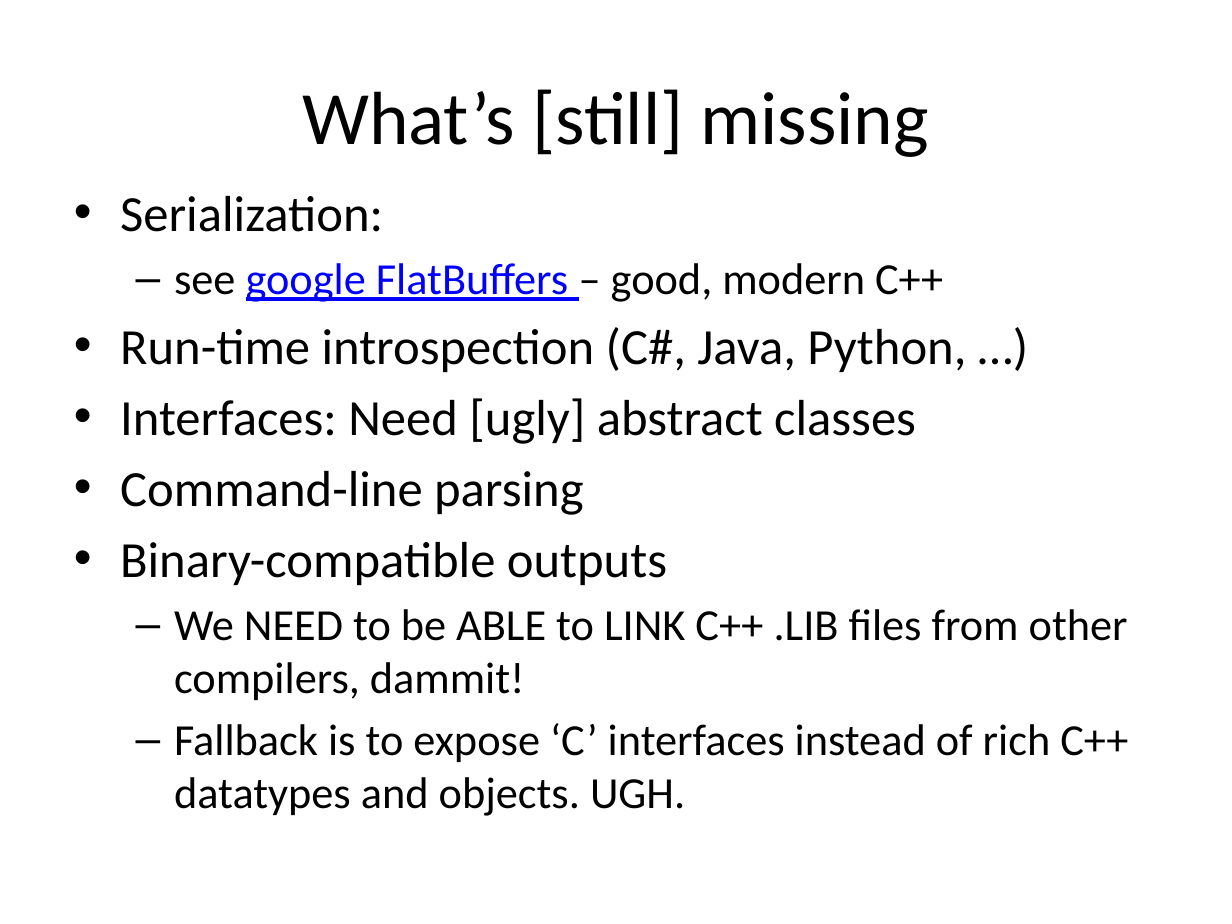
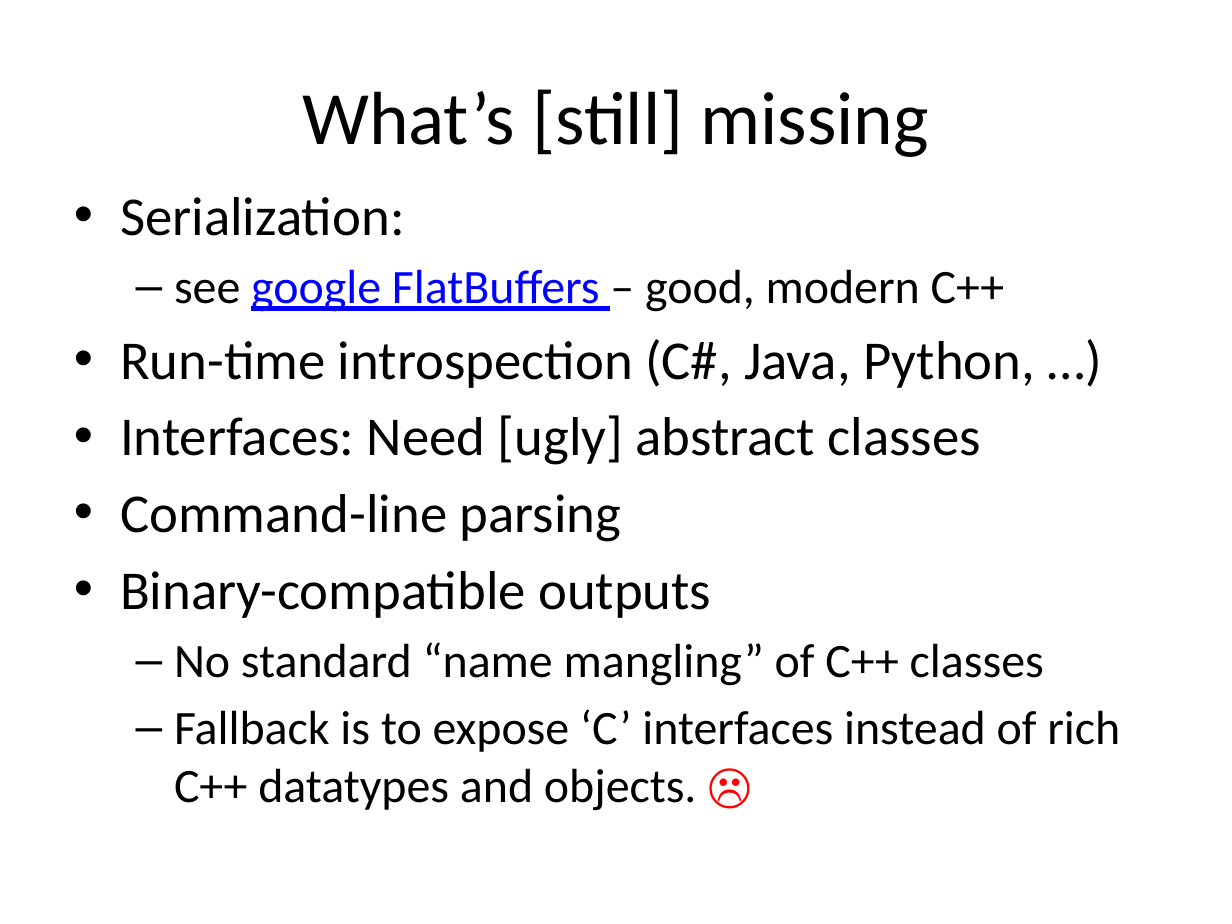
Before and after one commit to fellmad/FunWithCpp11, a slide deck: slide 16 of doc/Fun_with_C++11.pptx. Drawn at 1232x924 pixels with LibreOffice and Linux fonts; fonts in the diff are those of the drawing. Boxes give left, top, right and bottom in pixels: in the first picture for what was removed or moved away, otherwise in the second. Text is boxed around its words. In the diff, an @@ line names an element or a change of style, - is before the commit and + after.

Commit message:
pptx

```diff
--- a/doc/Fun_with_C++11.pptx
+++ b/doc/Fun_with_C++11.pptx
@@ text at bbox=[120, 197, 1035, 618]: size 29.6 to 32 pt in "Serialization:", "Run-time introspection (C#, Java, Python, …)", "Interfaces: Need [ugly] abstract classes", "Command-line parsing" and 1 more places; size 25.9 to 28 pt in "see google FlatBuffers – good, modern C++" @@
@@ text at bbox=[174, 642, 1120, 811]: text changed; size 25.9 to 28 pt @@
-  – We NEED to be ABLE to LINK C++ .LIB files from other compilers, dammit!
-  – Fallback is to expose ‘C’ interfaces instead of rich C++ datatypes and objects. UGH.
+  – No standard “name mangling” of C++ classes
+  – Fallback is to expose ‘C’ interfaces instead of rich C++ datatypes and objects. ☹
```
Also in this commit, not shown: 4 other slides changed.
